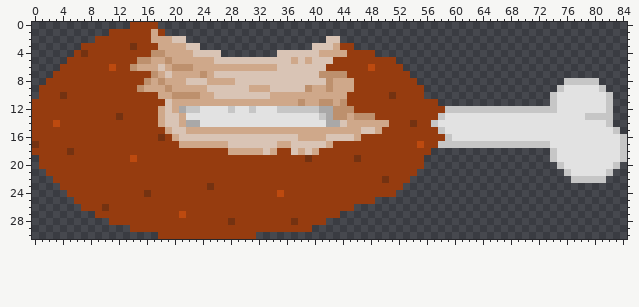
Two states of a sprite sheet, assets/food/Chicken.png. This is how it looked before the edit.
The file is 85x31 pixels. Colours within 5 levels of each other are drawn and written as one.
Now the later version:
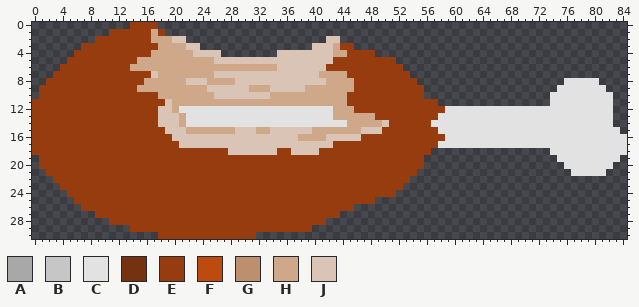
Palette (. is transparent): A #a9a8a8  B #c6c6c6  C #e2e2e2  D #743211  E #963c0f  F #bd4a0f  G #bd906d  H #cfa88a  J #d9c4b5
From old to new:
The author changed colour A to colour C in row 12 at x 21 and 41 to 42; in row 13 at x 42; in row 14 at x 22 to 23 and 42 to 43.
The author changed colour B to colour C in row 8 at x 76 to 80; in row 9 at x 75 and 81; in rows 10 to 11 at x 74 and 82; in row 12 at x 22 to 23, 28, 31, 35 to 40, 59 to 74 and 82; in row 13 at x 41, 58 and 79 to 82; in row 14 at x 57 and 82.
The author changed colour B to colour C in row 15 at x 58 and 83; in row 16 at x 59 and 84; in row 17 at x 58 to 73 and 84; in row 18 at x 74 and 84.
The author changed colour J to colour C in row 14 at x 44.
The author changed colour D to colour E in row 3 at x 14; in row 4 at x 7; in row 10 at x 4 and 51; in row 13 at x 12; in row 14 at x 54; in row 16 at x 18.
The author changed colour D to colour E in row 17 at x 0; in row 18 at x 5; in row 19 at x 39 and 46; in row 22 at x 50; in row 23 at x 25; in row 24 at x 16.
The author changed colour D to colour E in row 26 at x 10; in row 28 at x 28 and 37.
The author changed colour F to colour E in row 6 at x 11 and 48; in row 14 at x 3; in row 17 at x 55; in row 19 at x 14; in row 24 at x 35; in row 27 at x 21.
The author changed colour G to colour H in row 4 at x 17 to 18; in row 5 at x 15 to 16 and 19; in row 6 at x 14 and 20 to 22; in row 7 at x 24 and 41 to 44; in row 8 at x 16, 18 and 42; in row 9 at x 15, 19, 39 and 42.
The author changed colour G to colour H in row 10 at x 20 to 23; in row 11 at x 38, 41 to 42 and 44; in row 12 at x 43 to 45; in row 13 at x 43 to 44 and 46 to 48.
The author changed colour J to colour H in row 6 at x 18; in row 7 at x 19.
The author changed colour G to colour J in row 7 at x 17.
The author changed colour H to colour J in row 4 at x 41 to 42; in row 5 at x 37 and 39; in rows 12 to 13 at x 18; in row 14 at x 18 and 50; in row 15 at x 19, 29 to 31, 34 to 39 and 49; in row 16 at x 20 and 46.
The author changed colour H to colour J in row 17 at x 21 to 27, 35 to 36 and 42; in row 18 at x 28 to 32, 34, 38 and 40.
The edit erases colour B in row 19 at x 74 and 84; in row 20 at x 75 and 83; in row 21 at x 76 and 82; in row 22 at x 77 to 81.
